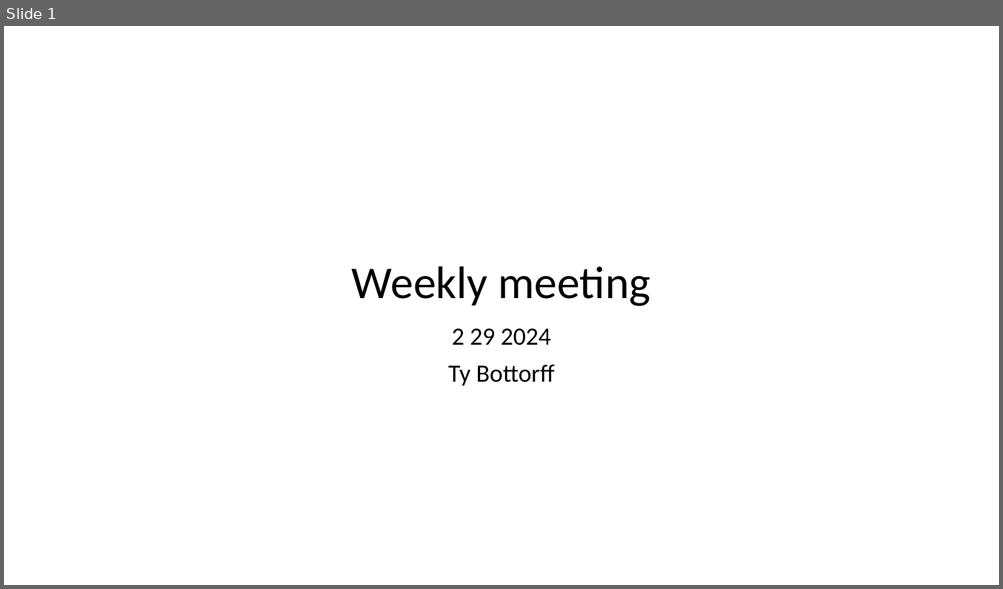
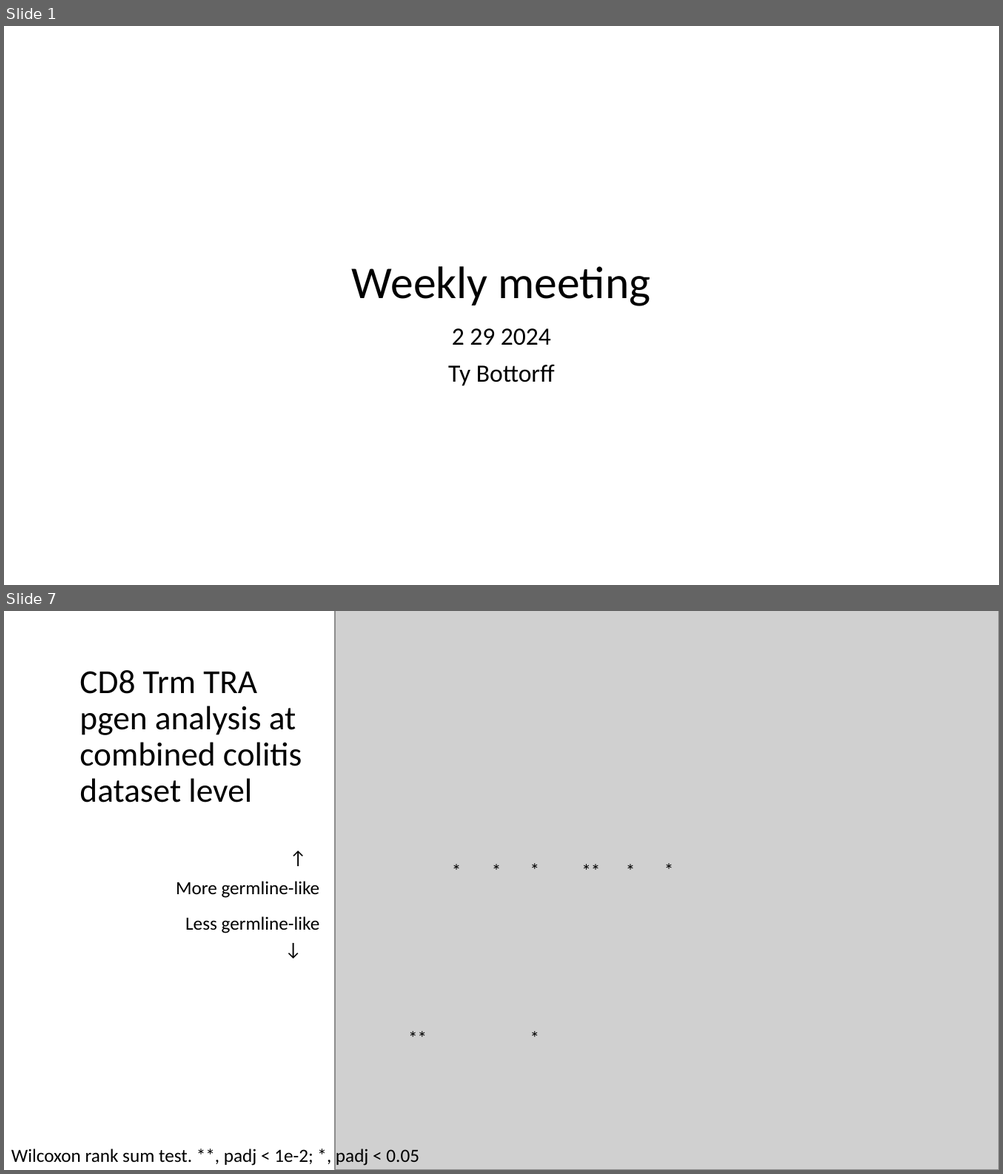
Before and after one commit to tybottorff/bottorffdocs, a slide deck: presentations/weekly_meetings/2_29_24.pptx. Shown one above the other, each under a label of ours: slide 1 before the commit, slides 1 and 7 after it; the slides between them are not shown. The pictures are 1003x589 and 1003x1174 pixels, drawn with LibreOffice and Linux fonts; fonts in the diff are those of the drawing; grey boxes stand for pictures. Boxes give left, top, right and bottom in pixels: in the first picture for what was removed or moved away, otherwise in the second. Text is boxed around its words. In the diff, an @@ line names an element or a change of style, - is before the commit and + after.

```diff
--- a/presentations/weekly_meetings/2_29_24.pptx
+++ b/presentations/weekly_meetings/2_29_24.pptx
@@ slide 7 added at (4,611,999,1170), background #FFFFFF @@
@@ picture added at (335,611,999,1170) @@
@@ title added at (79,670,302,803), 32.4 pt, text #000000 @@
+CD8 Trm TRA pgen analysis at combined colitis dataset level
@@ text added at (282,787,312,874), 18 pt, text #000000 @@
+→
@@ text added at (444,856,469,886), 18 pt, text #000000 @@
+*
@@ text added at (484,856,509,886), 18 pt, text #000000 @@
+*
@@ text added at (523,855,547,885), 18 pt, text #000000 @@
+*
@@ text added at (574,855,608,885), 18 pt, text #000000 @@
+**
@@ text added at (619,855,643,885), 18 pt, text #000000 @@
+*
@@ text added at (657,855,681,885), 18 pt, text #000000 @@
+*
@@ text added at (176,881,320,898), 18 pt, text #000000 @@
+More germline-like
@@ text added at (185,917,320,934), 18 pt, text #000000 @@
+Less germline-like
@@ text added at (280,935,310,1022), 18 pt, text #000000 @@
+→
@@ text added at (401,1023,435,1053), 18 pt, text #000000 @@
+**
@@ text added at (523,1023,547,1053), 18 pt, text #000000 @@
+*
@@ text added at (11,1149,419,1166), 18 pt, text #000000 @@
+Wilcoxon rank sum test. **, padj < 1e-2; *, padj < 0.05
```
Also in this commit, not shown: 7 slides changed, 1 other slide added, 1 slide removed.
